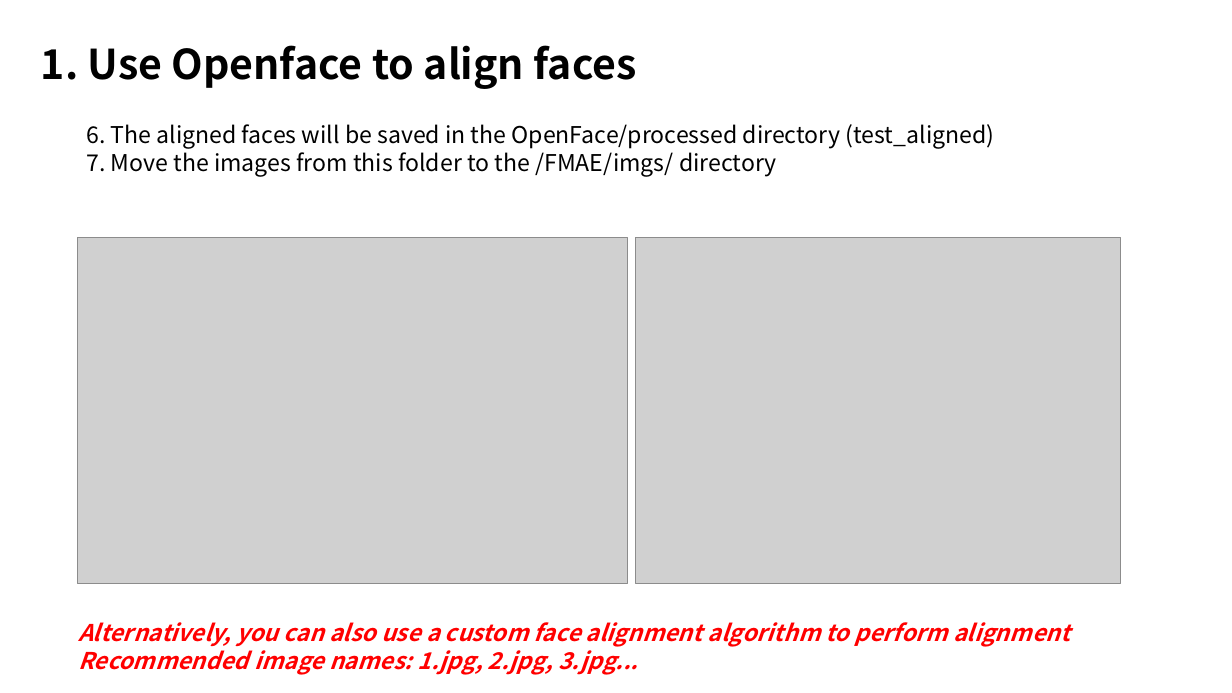
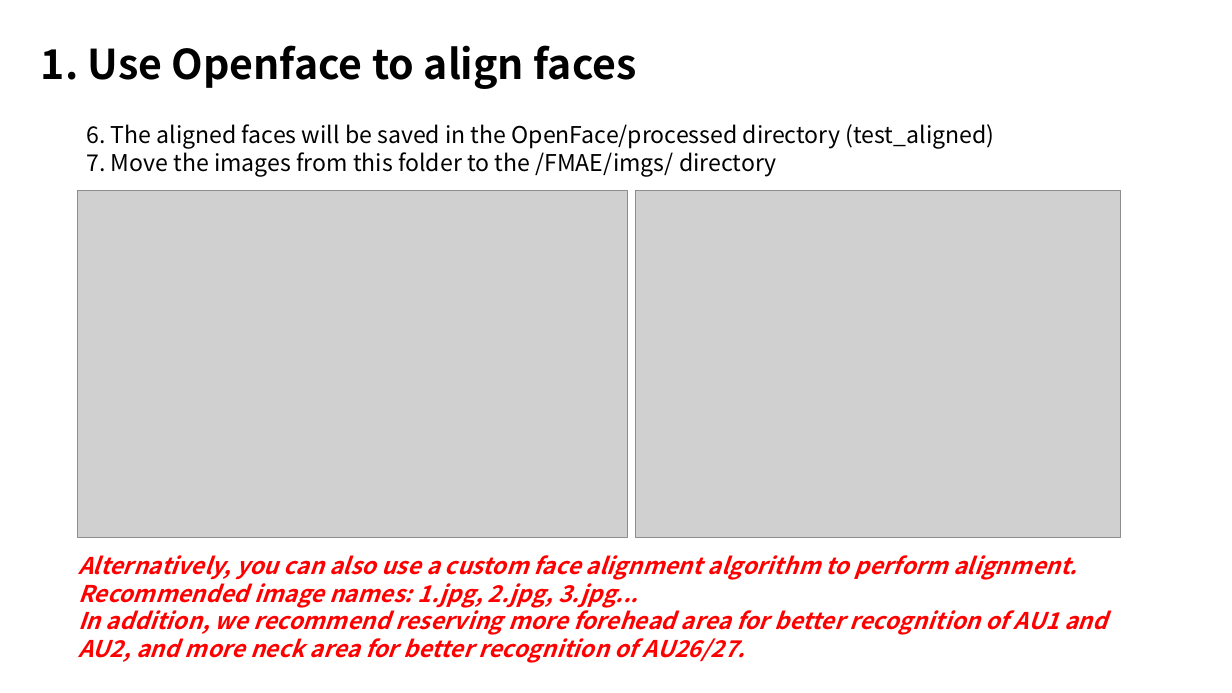
Before and after one commit to Jonas-DL/Hugging-Rain-Man, a slide deck: slide 3 of Guide.pptx. Drawn at 1232x693 pixels with LibreOffice and Linux fonts; fonts in the diff are those of the drawing; grey boxes stand for pictures. Boxes give left, top, right and bottom in pixels: in the first picture for what was removed or moved away, otherwise in the second. Text is boxed around its words. In the diff, an @@ line names an element or a change of style, - is before the commit and + after.

```diff
--- a/Guide.pptx
+++ b/Guide.pptx
@@ picture: place and size @@
-picture at bbox=[78, 238, 628, 584]
+picture at bbox=[78, 190, 628, 537]
@@ picture: place and size @@
-picture at bbox=[636, 238, 1121, 584]
+picture at bbox=[636, 190, 1121, 537]
@@ text "Alternatively, you can also use ...": place and size @@
-text "Alternatively, you can also use ..." at bbox=[78, 622, 1070, 675]
+text "Alternatively, you can also use ..." at bbox=[78, 555, 1107, 663]
@@ text at bbox=[78, 555, 1077, 580]: text changed @@
-Alternatively, you can also use a custom face alignment algorithm to perform alignment
+Alternatively, you can also use a custom face alignment algorithm to perform alignment.
@@ text at bbox=[78, 604, 1107, 663]: paragraph added @@
+In addition, we recommend reserving more forehead area for better recognition of AU1 and AU2, and more neck area for better recognition of AU26/27.
```
Also in this commit, not shown: 2 other slides changed, 1 slide added.
